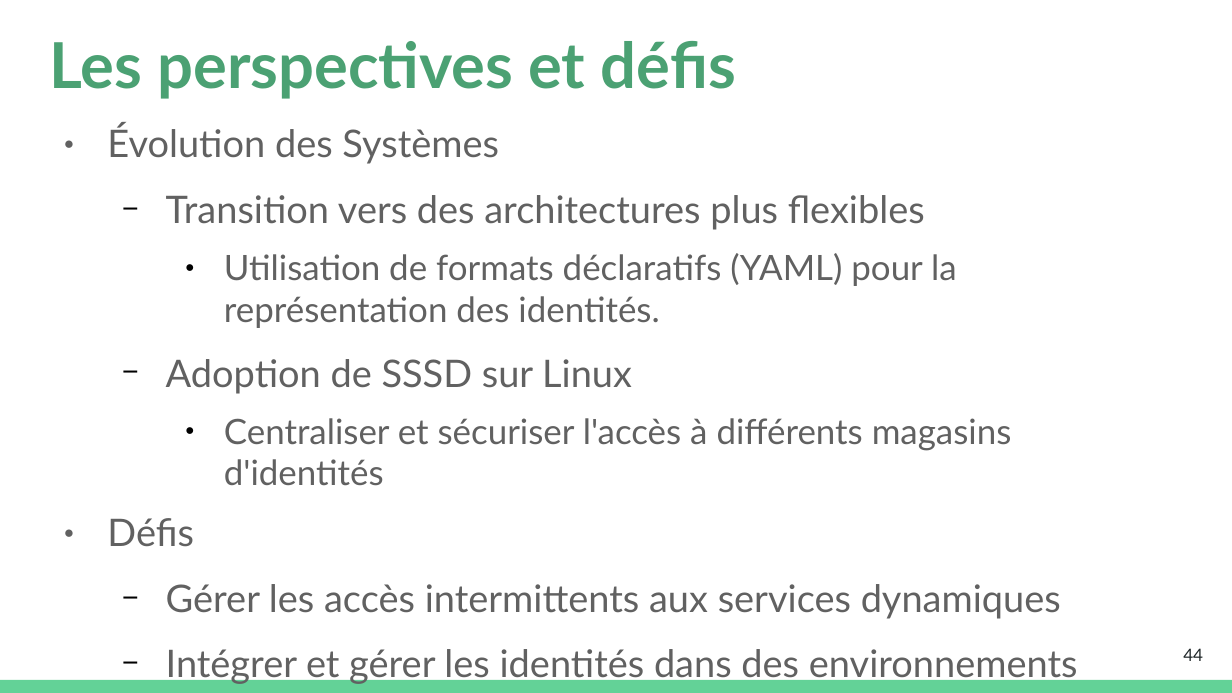
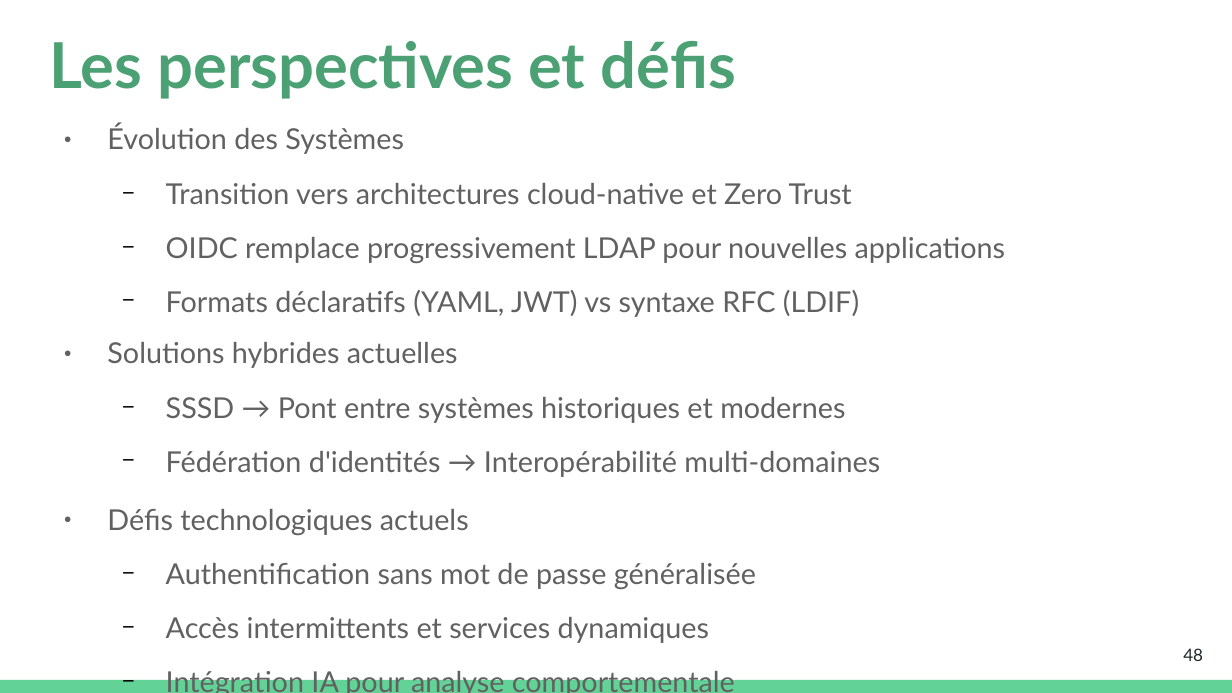
Before and after one commit to platu/inetdoc, a slide deck: slide 48 of presentations/asr-c3/c3-m1-asr.odp (slide 44 before the commit). Drawn at 1232x693 pixels with LibreOffice and Linux fonts; fonts in the diff are those of the drawing. Boxes give left, top, right and bottom in pixels: in the first picture for what was removed or moved away, otherwise in the second. Text is boxed around its words. In the diff, an @@ line names an element or a change of style, - is before the commit and + after.

Commit message:
Révision des 3 supports de cours Admin Sys Réseaux
. Corrections typos
. Actualisation séance 3 avec ajout OIDC
. Version intermédiaire support TP iSCSI jusqu'à la section RAID 1

```diff
--- a/presentations/asr-c3/c3-m1-asr.odp
+++ b/presentations/asr-c3/c3-m1-asr.odp
@@ text at (x1=107, y1=124, x2=404, y2=154): size 22.2 to 16.8 pt in "Évolution des Systèmes" @@
@@ text at (x1=107, y1=183, x2=1005, y2=693): text changed; size 22.2 to 16.8 pt @@
-  − Transition vers des architectures plus flexibles
-    ● Utilisation de formats déclaratifs (YAML) pour la représentation des identités.
-  − Adoption de SSSD sur Linux
-    ● Centraliser et sécuriser l'accès à différents magasins d'identités
-● Défis
-  − Gérer les accès intermittents aux services dynamiques
-  − Intégrer et gérer les identités dans des environnements multi-technologiques
+  − Transition vers architectures cloud-native et Zero Trust
+  − OIDC remplace progressivement LDAP pour nouvelles applications
+  − Formats déclaratifs (YAML, JWT) vs syntaxe RFC (LDIF)
+● Solutions hybrides actuelles
+  − SSSD → Pont entre systèmes historiques et modernes
+  − Fédération d'identités → Interopérabilité multi-domaines
+● Défis technologiques actuels
+  − Authentification sans mot de passe généralisée
+  − Accès intermittents et services dynamiques
+  − Intégration IA pour analyse comportementale
+  − Conformité réglementaire (GDPR, NIS2) dès la conception
@@ page number at (x1=1183, y1=648, x2=1203, y2=661): text changed @@
-44
+48
```
Also in this commit, not shown: 5 other slides changed, 4 slides added, 3 other files.
